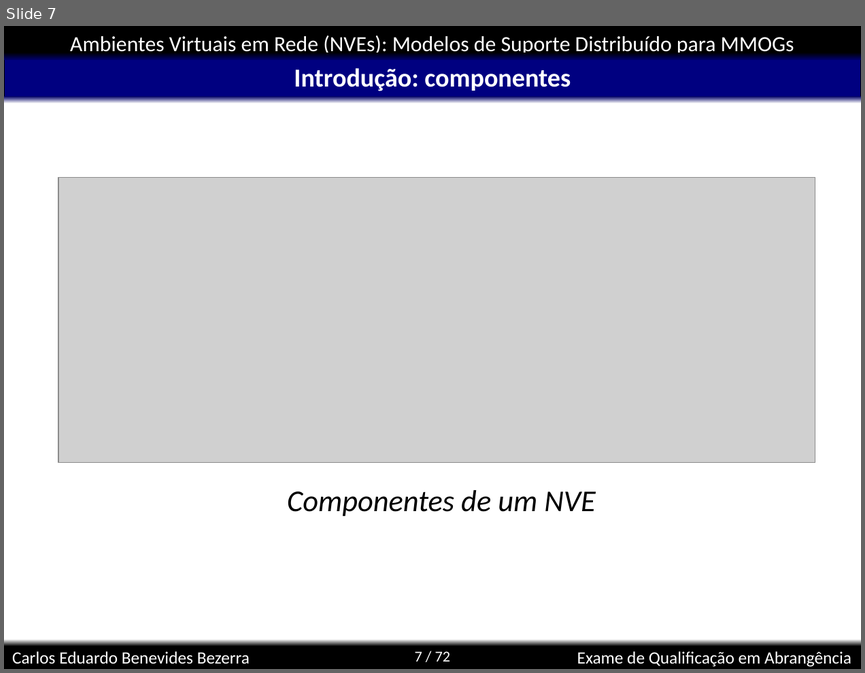
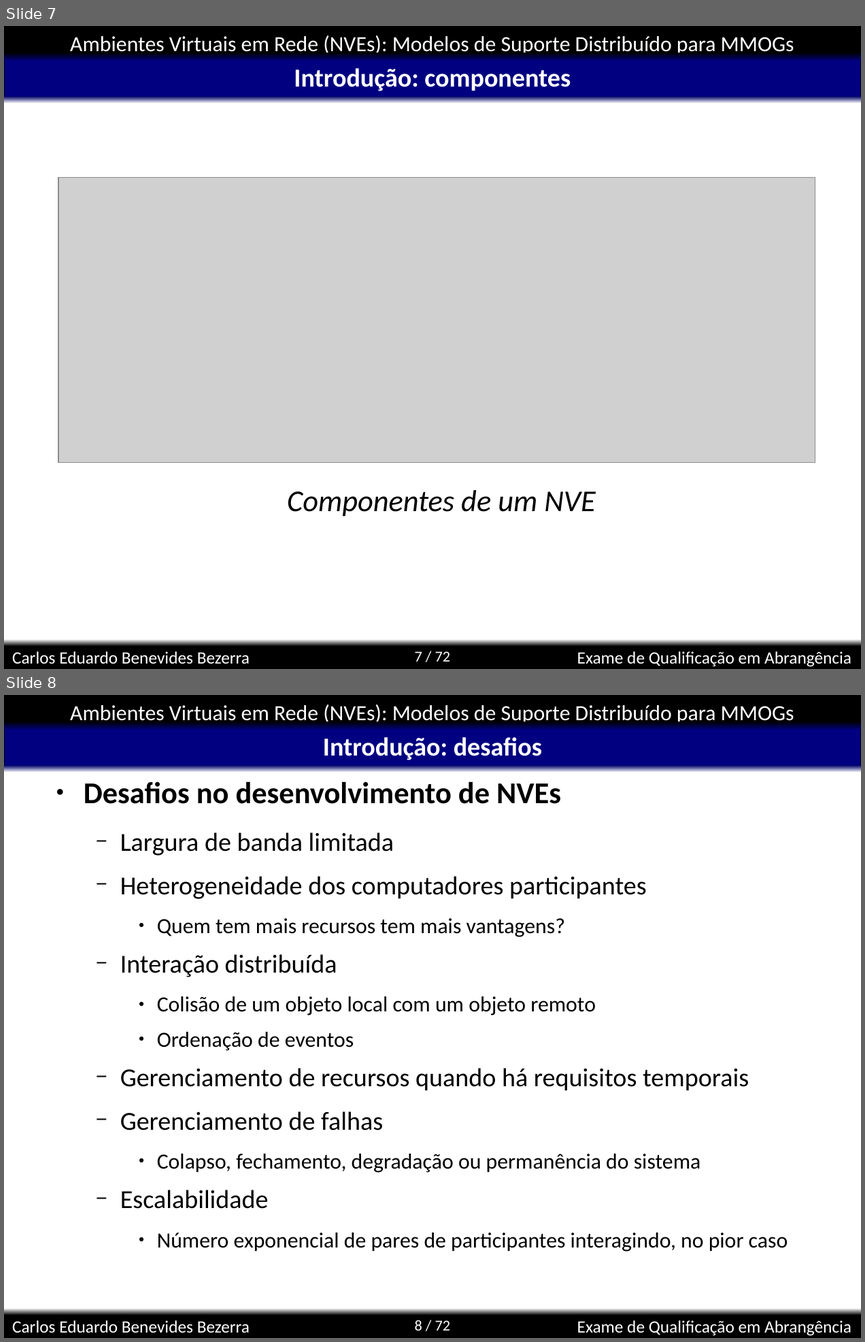
Before and after one commit to kdubezerra/kdubezerra, a slide deck: disciplinas/cmp600/app.ppt. Shown one above the other, each under a label of ours: slide 7 before the commit, slides 7 and 8 after it. The pictures are 865x673 and 865x1342 pixels, drawn with LibreOffice and Linux fonts; fonts in the diff are those of the drawing; grey boxes stand for pictures; background and template pictures are left out. Boxes give left, top, right and bottom in pixels: in the first picture for what was removed or moved away, otherwise in the second. Text is boxed around its words. In the diff, an @@ line names an element or a change of style, - is before the commit and + after.

```diff
--- a/disciplinas/cmp600/app.ppt
+++ b/disciplinas/cmp600/app.ppt
@@ slide 8 added at <box>4,695,861,1338</box>, background #FFFFFF; not listed: 8 template elements that a slide beside it also shows @@
@@ title added at <box>323,737,542,760</box>, 24 pt, text #FFFFFF, bold @@
+Introdução: desafios
@@ text added at <box>84,781,788,1251</box>, 20 pt, text #000000 @@
+● Desafios no desenvolvimento de NVEs
+  − Largura de banda limitada
+  − Heterogeneidade dos computadores participantes
+    ● Quem tem mais recursos tem mais vantagens?
+  − Interação distribuída
+    ● Colisão de um objeto local com um objeto remoto
+    ● Ordenação de eventos
+  − Gerenciamento de recursos quando há requisitos temporais
+  − Gerenciamento de falhas
+    ● Colapso, fechamento, degradação ou permanência do sistema
+  − Escalabilidade
+    ● Número exponencial de pares de participantes interagindo, no pior caso
```
Also in this commit, not shown: 1 slide changed, 8 other slides added, 1 slide removed, 3 other files.
